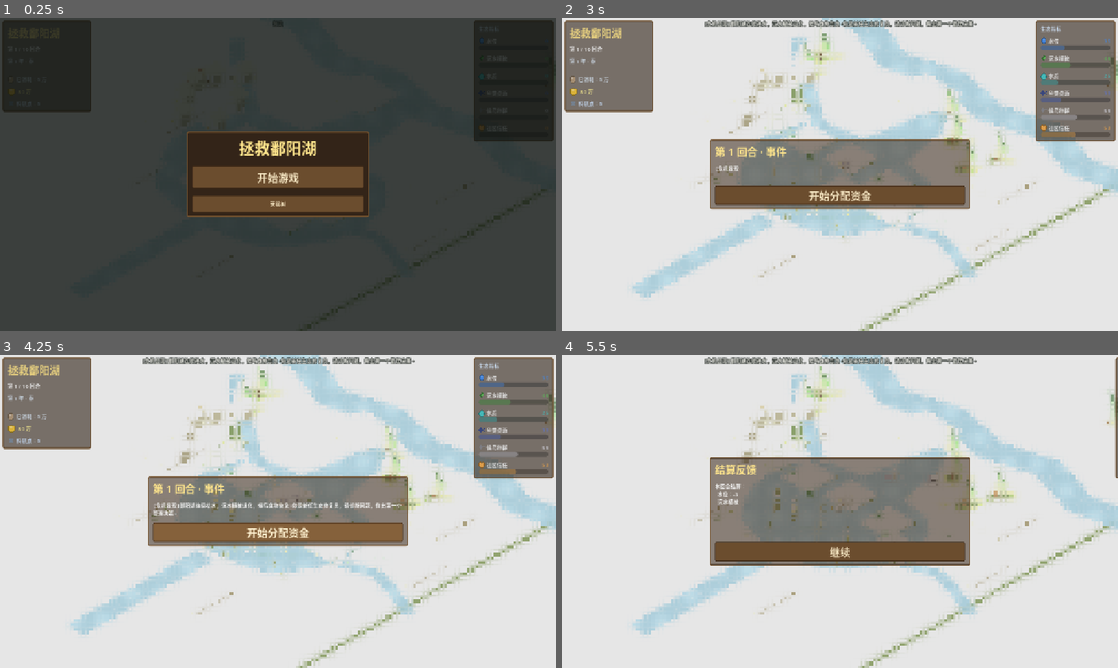
Above: before the commit, frames 1-4 (two rows, left to right).
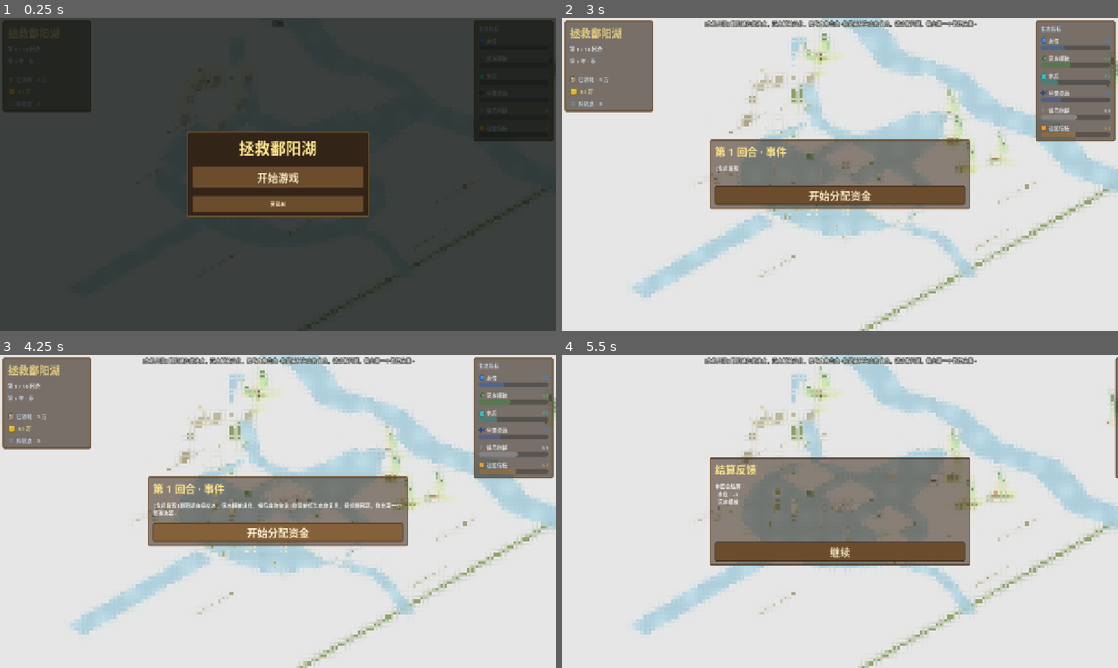
Above: after the commit, the same moments.

Repository: JoKanshin/poyanghu
Game: Godot game, scene res://scenes/main.tscn
Same seed, same stepped clock (60 frames per second), same inputs: the game is played once before the commit and once after it.
Inputs (mouse positions are in pixels of both pictures, inside the frame that each line leads up to):
- Up to frame 1 (0.25 s): no input
- Up to frame 2 (3 s): click "开始游戏" at 0.5 s; click "简单模式" at 1.25 s; click (840, 168) at 2.02 s; type "12" at 2.1 s; click "开始游戏" at 2.75 s
- Up to frame 3 (4.25 s): click "开始分配资金" at 3.5 s
- Up to frame 4 (5.5 s): click "开始分配资金" at 4.25 s; click "结束本回合 ▶" at 5 s

The runs differ from the first frame. In frame 2, 0.2% of the frame differs, in the area x 30-81%, y 29-85%; in frame 3, 0.2%; in frame 4, less than 0.1%.

Commit message:
fix: 移除棋盘网格线(遮挡水系连接)+加宽入江水道
- 移除横穿湖河的白色网格线,让湖泊/长江/赣江视觉上连续
- 入江水道加宽(汇口±1.4→±2.0)

Diff:
--- a/scripts/main.gd
+++ b/scripts/main.gd
@@ -156,9 +156,6 @@
 	lake_mat.set_shader_parameter("water_color", lake_color)
 	_build_lake_shape(lake_view)
 
-	# 棋盘网格线（生息演算式棋盘感）
-	_build_grid(lake_view)
-
 	# 草洲（8 块，主湖区中的草岛，避开河流入湖口）
 	var grass_positions := [
 		Vector3(-5, 0.05, -1.5), Vector3(-1, 0.05, -2), Vector3(3.5, 0.05, -1.5),
@@ -219,15 +216,15 @@
 func _build_lake_shape(parent: Node3D) -> void:
 	# 鄱阳湖轮廓（XZ 平面多边形，北为 -z，南为 +z；北窄为入江水道，南宽为主湖区）
 	var outline: PackedVector2Array = [
-		Vector2(-1.4, -14.0), Vector2(1.4, -14.0),
-		Vector2(1.8, -11.0), Vector2(2.2, -8.0), Vector2(2.8, -5.5),
+		Vector2(-2.0, -14.0), Vector2(2.0, -14.0),
+		Vector2(2.4, -11.0), Vector2(2.8, -8.0), Vector2(3.4, -5.5),
 		Vector2(6.5, -5.0), Vector2(8.5, -3.0), Vector2(9.4, 0.0),
 		Vector2(9.0, 3.0), Vector2(7.6, 5.5),
 		Vector2(5.8, 7.6), Vector2(3.4, 8.4), Vector2(0.0, 8.9),
 		Vector2(-3.4, 8.4), Vector2(-5.8, 7.6),
 		Vector2(-7.6, 5.5), Vector2(-9.0, 3.0), Vector2(-9.4, 0.0),
 		Vector2(-8.5, -3.0), Vector2(-6.5, -5.0),
-		Vector2(-2.8, -5.5), Vector2(-2.2, -8.0), Vector2(-1.8, -11.0),
+		Vector2(-3.4, -5.5), Vector2(-2.8, -8.0), Vector2(-2.4, -11.0),
 	]
 	lake_mesh = _make_flat_polygon(outline, 0.08, lake_mat)
 	lake_mesh.name = "PoyangLake"
